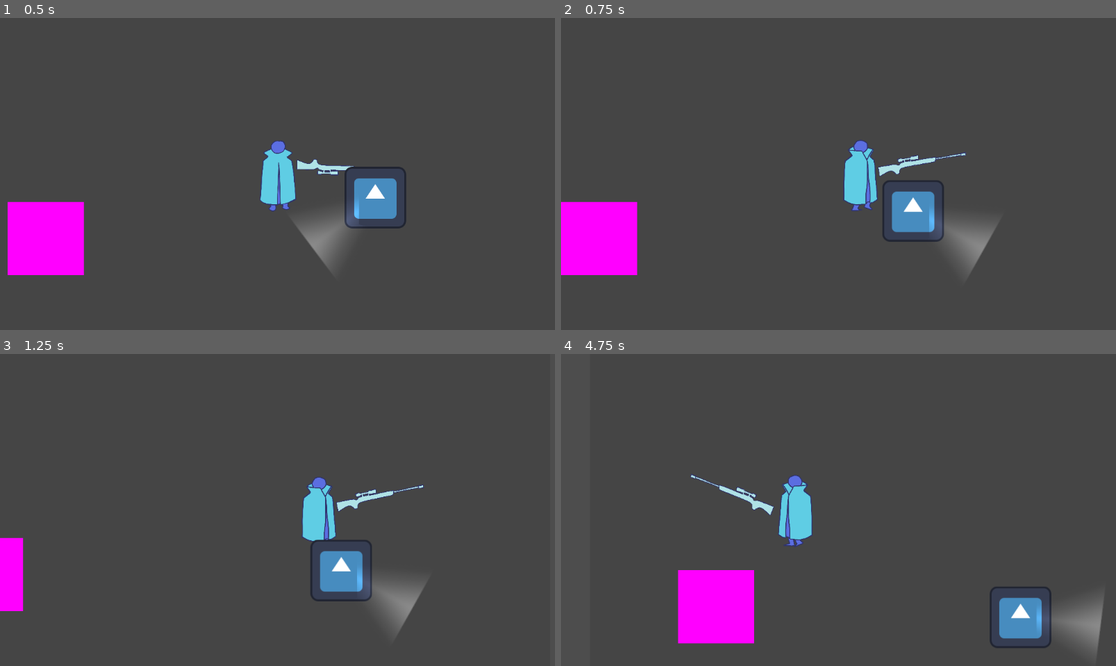
Above: before the commit, frames 1-4 (two rows, left to right).
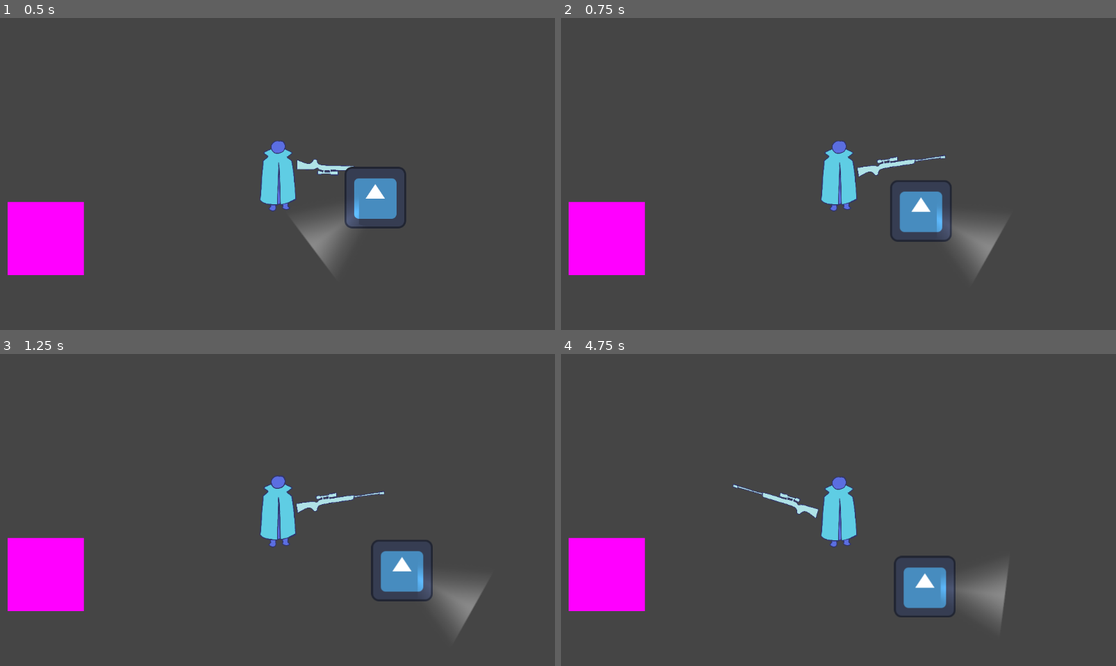
Above: after the commit, the same moments.

Repository: lonelyfloat/brackeys2025
Game: Godot game, scene res://basicTestScene.tscn
The game is run twice, just before and just after one commit, with the same random seed, the same clock (stepped at 60 frames per second) and the same inputs. The engine's default icon, where the game draws it, is replaced by a stand-in: a white triangle on a blue panel in a dark square.
Inputs (mouse positions are in pixels of both pictures, inside the frame that each line leads up to):
- Up to frame 1 (0.5 s): no input
- Up to frame 2 (0.75 s): move the mouse to (960, 158) at 0.52 s; hold Right (ui_right) from 0.53 s (still down)
- Up to frame 3 (1.25 s): keep holding Right (ui_right)
- Up to frame 4 (4.75 s): move the mouse to (727, 525) at 1.27 s; release Right (ui_right) at 1.28 s; hold Down (ui_down) 1.28-2.03 s; move the mouse to (894, 441) at 2.02 s; hold Right (ui_right) 2.03-2.78 s; move the mouse to (810, 572) at 2.77 s; hold Up (ui_up) 2.78-3.53 s; move the mouse to (1005, 556) at 3.52 s; hold Left (ui_left) from 3.53 s (still down); move the mouse to (672, 463) at 4.27 s

Frame 1 is identical in both runs. In frame 2, 3.7% of the frame differs, in the area x 0-80%, y 38-83%; in frame 3, 9.6%; in frame 4, 14%, in the area x 1-98%, y 38-96%.

Commit message:
movement test

Diff:
--- a/basicTestScene.tscn
+++ b/basicTestScene.tscn
@@ -30,6 +30,8 @@
 
 [node name="Player" parent="." instance=ExtResource("1_8ur0g")]
 position = Vector2(41, -82)
+bounce_power = 2
+terminal_velocity = 600
 
 [node name="StaticBody2D" type="StaticBody2D" parent="."]
 position = Vector2(-440, 52)
--- a/player.gd
+++ b/player.gd
@@ -1,6 +1,8 @@
 extends CharacterBody2D
 
 @export var speed = 300
+@export var bounce_power := 1
+@export var terminal_velocity := 500
 
 @onready var sprite := $AnimatedSprite2D
 
@@ -14,10 +16,14 @@
 var x_dir := 0
 var y_dir := 0
 
+var acceleration := 70
+var friction := 0.9
 
 func _physics_process(delta: float) -> void:
-	var horz_direction := Input.get_axis("ui_left", "ui_right")
-	var vert_direction := Input.get_axis("ui_up", "ui_down")
+	velocity *= friction
+	var horz_direction := Input.get_axis("move_left", "move_right")
+	var vert_direction := Input.get_axis("move_up", "move_down")
+	var input_vector = Vector2(Input.get_axis("move_left", "move_right"), Input.get_axis("move_up", "move_down")).normalized()
 
 	#ignore this atrocius code until the performance becomes a problem
 	if(abs(horz_direction) >= abs(vert_direction)) && !animPlaying:
@@ -47,17 +53,8 @@
 		else:
 			sprite.play("idleB")
 
-	if (horz_direction || vert_direction) && !bouncing:
-		if abs(horz_direction) > .5 && abs(vert_direction) > .5:
-			speed_nerft = 0.66
-		else:
-			speed_nerft = 1.0
-		velocity.y = vert_direction * speed * speed_nerft
-		velocity.x = horz_direction * speed * speed_nerft
-	else:
-		velocity.x = move_toward(velocity.x, 0, speed/30.)
-		velocity.y = move_toward(velocity.y, 0, speed/30.)
 
+	velocity += input_vector * acceleration
 	if bounce:
 		animPlaying = true
 		velocity = vel
@@ -67,6 +64,8 @@
 		else:
 			sprite.play("knockedR")
 
+	if(velocity.length() > terminal_velocity):
+		velocity = terminal_velocity*velocity.normalized()
 	var collision = move_and_collide(velocity * delta)
 	if collision:
 		if fmod(collision.get_angle(),PI) > 0.77:
--- a/project.godot
+++ b/project.godot
@@ -54,3 +54,23 @@
 , Object(InputEventKey,"resource_local_to_scene":false,"resource_name":"","device":-1,"window_id":0,"alt_pressed":false …(183 unchanged characters)…
 ]
 }
+move_left={
+"deadzone": 0.5,
+"events": [Object(InputEventKey,"resource_local_to_scene":false,"resource_name":"","device":-1,"window_id":0,"alt_pressed":false,"shift_pressed":false,"ctrl_pressed":false,"meta_pressed":false,"pressed":false,"keycode":0,"physical_keycode":65,"key_label":0,"unicode":97,"location":0,"echo":false,"script":null)
+]
+}
+move_right={
+"deadzone": 0.5,
+"events": [Object(InputEventKey,"resource_local_to_scene":false,"resource_name":"","device":-1,"window_id":0,"alt_pressed":false,"shift_pressed":false,"ctrl_pressed":false,"meta_pressed":false,"pressed":false,"keycode":0,"physical_keycode":68,"key_label":0,"unicode":100,"location":0,"echo":false,"script":null)
+]
+}
+move_up={
+"deadzone": 0.5,
+"events": [Object(InputEventKey,"resource_local_to_scene":false,"resource_name":"","device":-1,"window_id":0,"alt_pressed":false,"shift_pressed":false,"ctrl_pressed":false,"meta_pressed":false,"pressed":false,"keycode":0,"physical_keycode":87,"key_label":0,"unicode":119,"location":0,"echo":false,"script":null)
+]
+}
+move_down={
+"deadzone": 0.5,
+"events": [Object(InputEventKey,"resource_local_to_scene":false,"resource_name":"","device":-1,"window_id":0,"alt_pressed":false,"shift_pressed":false,"ctrl_pressed":false,"meta_pressed":false,"pressed":false,"keycode":0,"physical_keycode":83,"key_label":0,"unicode":115,"location":0,"echo":false,"script":null)
+]
+}
Not shown: 3 places in generic_crowd_npc.tscn that only renumber resources
